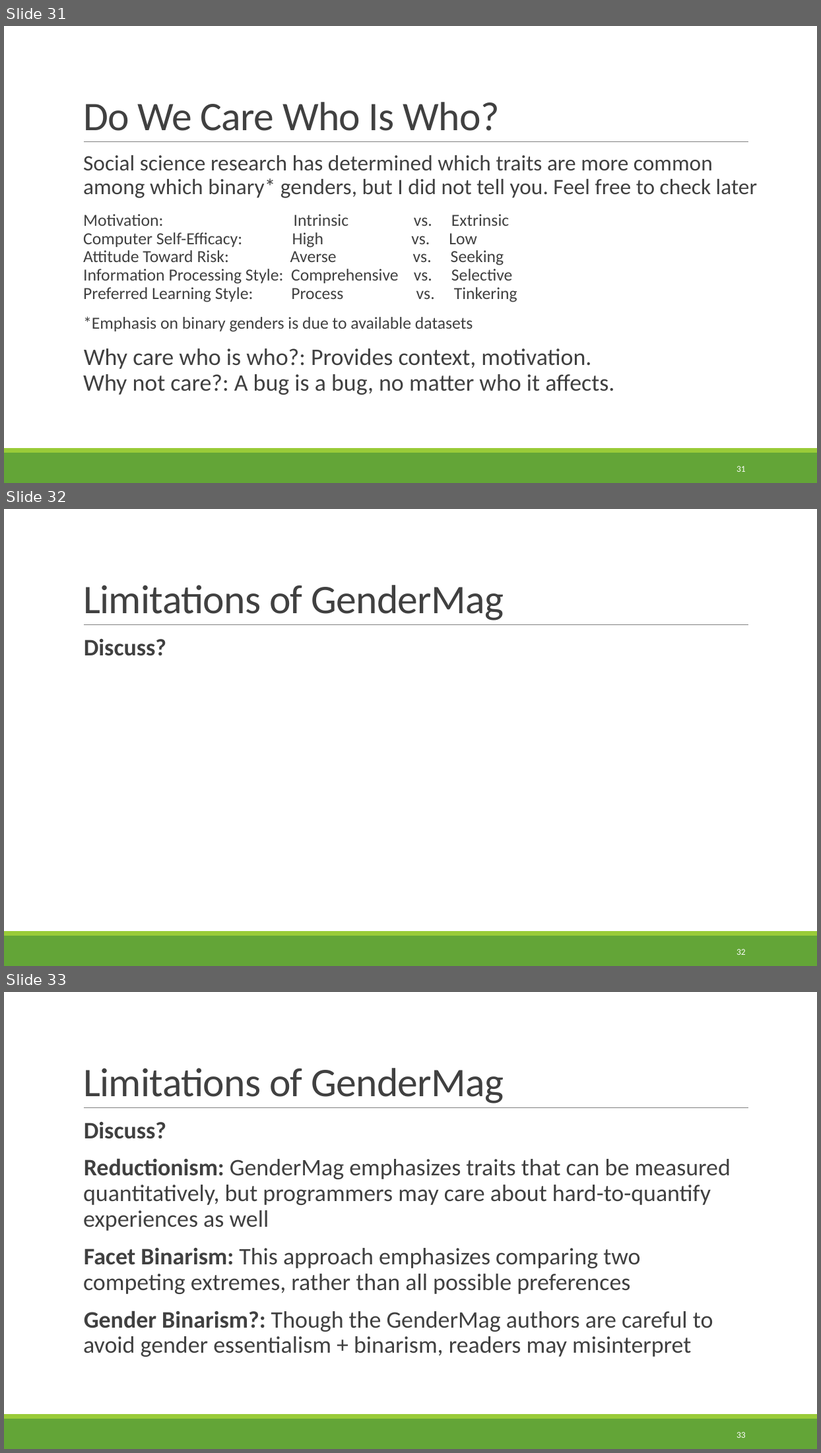
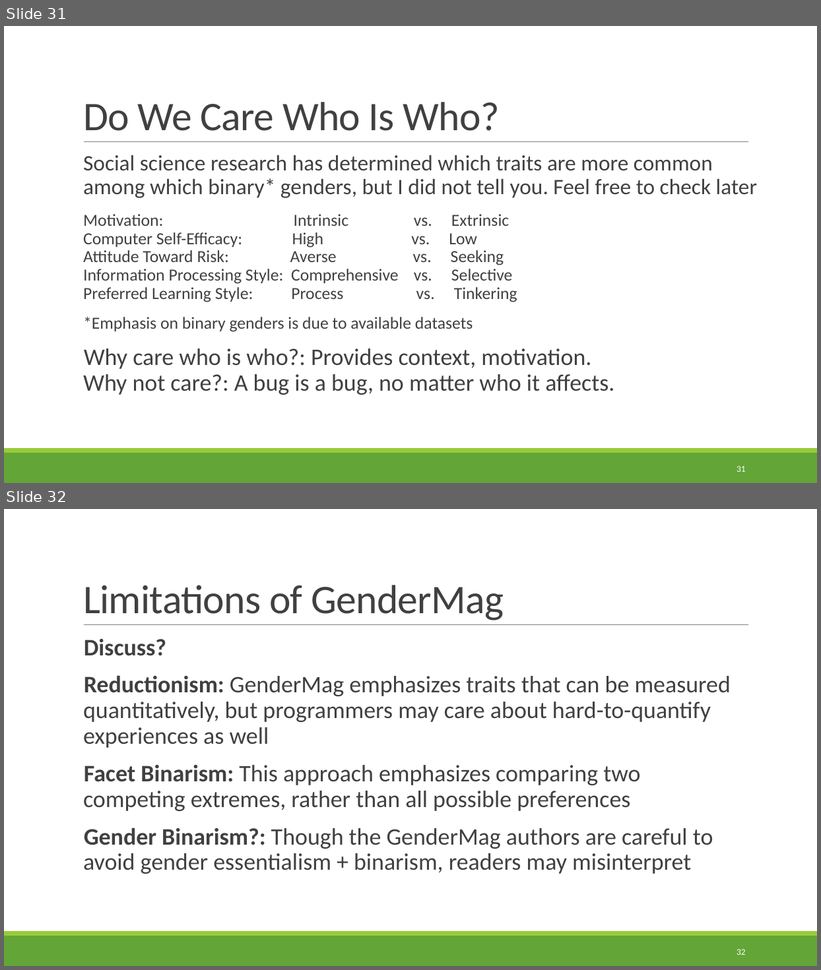
Before and after one commit to rbohrer/pl-course, a slide deck: LectureSlides/10GenderDisability.pptx. Shown one above the other, each under a label of ours: slides 31, 32 and 33 before the commit, slides 31 and 32 after it. The pictures are 821x1453 and 821x970 pixels, drawn with LibreOffice and Linux fonts; fonts in the diff are those of the drawing. Boxes give left, top, right and bottom in pixels: in the first picture for what was removed or moved away, otherwise in the second. Text is boxed around its words. In the diff, an @@ line names an element or a change of style, - is before the commit and + after.

```diff
--- a/LectureSlides/10GenderDisability.pptx
+++ b/LectureSlides/10GenderDisability.pptx
@@ slide 32 removed at (x1=4, y1=509, x2=817, y2=966), background #FFFFFF; not listed: 3 template elements that a slide beside it also shows @@
@@ title removed at (x1=83, y1=585, x2=504, y2=621) @@
-Limitations of GenderMag
@@ text removed at (x1=84, y1=639, x2=166, y2=656) @@
-  Discuss?
@@ page number removed at (x1=737, y1=949, x2=746, y2=955) @@
-32
@@ what was slide 33 is now slide 32 @@
```
Also in this commit, not shown: 2 slides changed.
